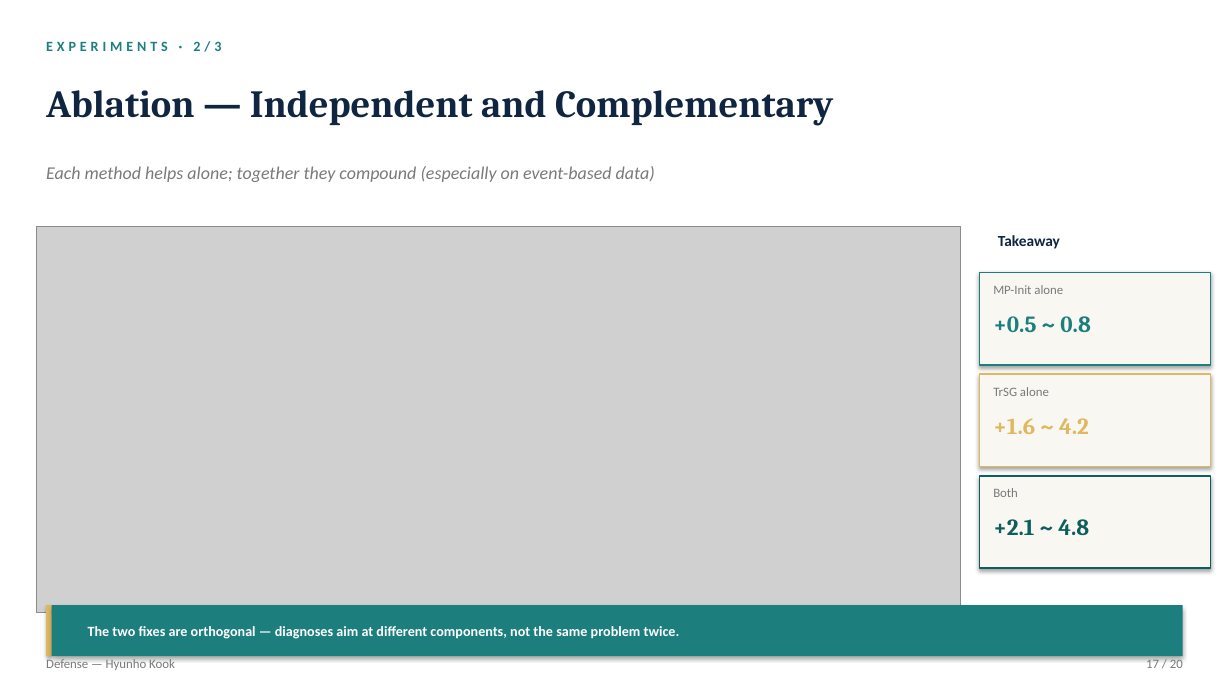
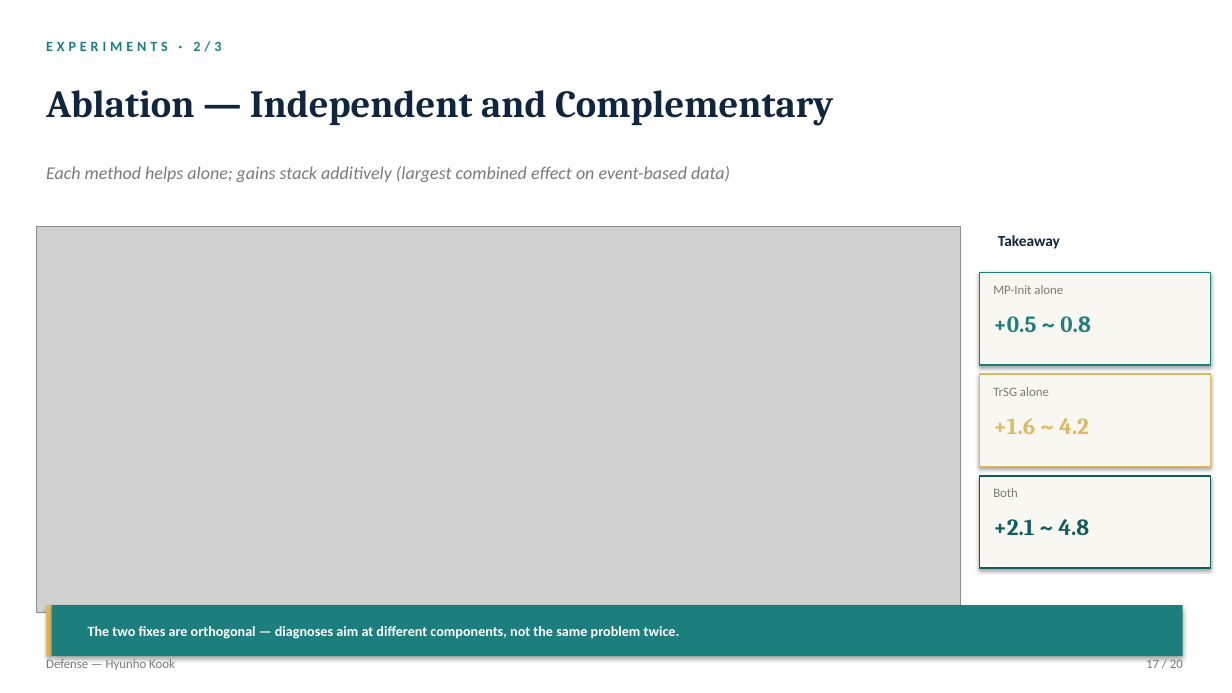
Before and after one commit to kookhh0827/POSTECH_thesis_template_latex, a slide deck: slide 17 of Hyunho_Kook_Master_Defense.pptx. Drawn at 1232x693 pixels with LibreOffice and Linux fonts; fonts in the diff are those of the drawing; grey boxes stand for pictures. Boxes give left, top, right and bottom in pixels: in the first picture for what was removed or moved away, otherwise in the second. Text is boxed around its words. In the diff, an @@ line names an element or a change of style, - is before the commit and + after.

```diff
--- a/Hyunho_Kook_Master_Defense.pptx
+++ b/Hyunho_Kook_Master_Defense.pptx
@@ text at box(46, 166, 730, 182): text changed @@
-Each method helps alone; together they compound (especially on event-based data)
+Each method helps alone; gains stack additively (largest combined effect on event-based data)
```
Also in this commit, not shown: 7 other slides changed, 5 other files.
